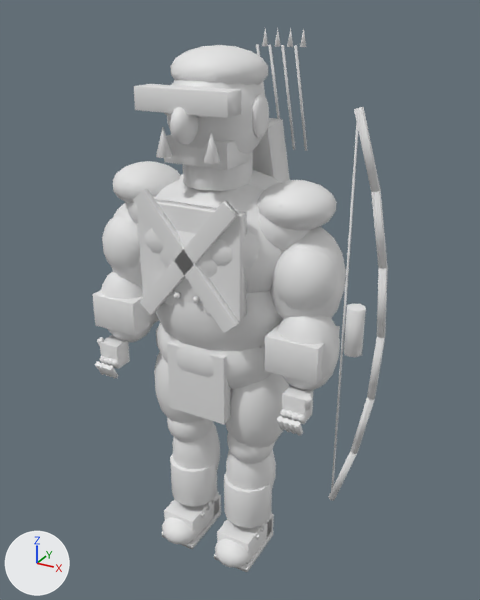
Before and after pictures for a commit that changed the glTF model orco/orco_arquero.glb.
Both versions are drawn from a 50 mm camera at (1.94, -3.27, 2.16) aimed at (0.09, 0.11, 0.47). The axes (+X, +Y, +Z) are drawn at lower left. The lights are the same throughout. The older version comes first. Materials are left out; every surface is plain grey. Where no turn or scale is listed for an object, it has been applied to the vertices. Vertices at exactly the same position are counted once.

The older version as bpy lines, for what is in view:
```python
ob_arq_cuerda_arco = bpy.data.objects.new('Arq_Cuerda_Arco', me_mesh_2)
ob_arq_cuerda_arco.location = (0.92, -0.3, 0.65)
ob_arq_pelo = bpy.data.objects.new('Arq_Pelo', me_mesh_1)
ob_arq_pelo.location = (0.0, 0.03, 1.85)
ob_arq_taparrabos = bpy.data.objects.new('Arq_Taparrabos', me_mesh_0)
ob_arq_taparrabos.location = (0.0, -0.26, 0.05)
ob_grupo_0_26piezas = bpy.data.objects.new('Grupo_0_26piezas', me_mesh_3)
ob_grupo_0_26piezas.location = (0.0, 0.0, 0.0)
ob_grupo_1_30piezas = bpy.data.objects.new('Grupo_1_30piezas', me_mesh_4)
ob_grupo_1_30piezas.location = (0.0, 0.0, 0.0)
ob_grupo_3_17piezas = bpy.data.objects.new('Grupo_3_17piezas', me_mesh_6)
ob_grupo_3_17piezas.location = (0.0, 0.0, 0.0)
ob_grupo_5_2piezas = bpy.data.objects.new('Grupo_5_2piezas', me_mesh_8)
ob_grupo_5_2piezas.location = (0.0, 0.0, 0.0)
# also in view: 'Grupo_7_4piezas' at (0.2, 0.42, 1.67); 'Grupo_2_13piezas' at (0.0, -0.12, 0.09); 'Grupo_6_6piezas' at (1.02, -0.3, 0.65)
```
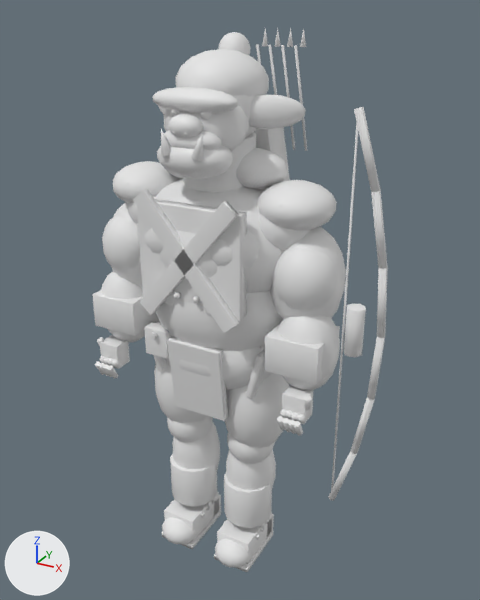
The change, as a diff of the scene's bpy script:
```diff
--- a/orco/orco_arquero.glb.py
+++ b/orco/orco_arquero.glb.py
@@ me_mesh_3 @@
-me_mesh_3.from_pydata(...)  # 774 vertices, 1444 faces; spans x -0.78..1.03, y -0.38..0.6, z -1.34..1.56
+me_mesh_3.from_pydata(...)  # 834 vertices, 1556 faces; spans x -0.78..1.03, y -0.38..0.6, z -1.34..1.91
+# me_mesh_3 part 1: a new loose piece, a box spanning x -0.38..-0.22, y -0.28..-0.2, z 0.16..0.34
+# other edits to the shape of me_mesh_3 do not show in these pictures
@@ me_mesh_4 @@
-me_mesh_4.from_pydata(...)  # 2388 vertices, 4656 faces; spans x -0.8..0.8, y -0.39..0.46, z -1.05..1.93
+me_mesh_4.from_pydata(...)  # 2958 vertices, 5776 faces; spans x -0.8..0.8, y -0.39..0.46, z -1.05..1.93
+# me_mesh_4 part 2: a new loose piece, a UV sphere (14 segments, 9 rings, poles along z) spanning x -0.25..0.25, y -0.29..0.05, z 1.41..1.77
+# me_mesh_4 part 3: a new loose piece, a UV sphere (14 segments, 9 rings, poles along z) spanning x -0.1..0.1, y -0.39..-0.25, z 1.54..1.66
+# me_mesh_4 part 4: a new loose piece, a UV sphere (14 segments, 9 rings, poles along z) spanning x -0.18..0.18, y -0.36..-0.18, z 1.45..1.59
+# me_mesh_4 part 5: 338 vertices moved from x -0.31..0.31, y -0.27..0.27, z 1.33..1.93 to x -0.4..0.4, y -0.21..0.27, z 1.22..1.93; 228 vertices added at x -0.48..0.48, y -0.06..0.22, z 1.31..1.87
@@ me_mesh_6 @@
-me_mesh_6.from_pydata(...)  # 1674 vertices, 3280 faces; spans x -0.83..0.83, y -0.42..0.34, z -0.61..1.79
+me_mesh_6.from_pydata(...)  # 2000 vertices, 3928 faces; spans x -0.83..0.83, y -0.38..0.34, z -0.61..1.79
+# me_mesh_6 part 6: a new loose piece, a UV sphere (14 segments, 9 rings, poles along z) spanning x -0.22..0.22, y -0.38..-0.1, z 1.32..1.54
+# me_mesh_6 part 7: the loose piece of 8 vertices spanning x -0.2..0.2, y -0.24..0.0, z 1.38..1.52 is deleted
+# me_mesh_6 part 8: 159 vertices moved from x -0.28..0.28, y -0.42..0.2, z 1.24..1.79 to x -0.26..0.26, y -0.32..0.23, z 1.23..1.78; 25 vertices removed from x -0.28..0.28, y -0.37..-0.23, z 1.51..1.79; 17 vertices added at x -0.15..0.21, y -0.28..-0.19, z 1.65..1.79
+# other edits to the shape of me_mesh_6 do not show in these pictures
@@ me_mesh_8 @@
-me_mesh_8.from_pydata(...)  # 68 vertices, 128 faces; spans x -0.195..0.195, y -0.355..-0.265, z 1.43..1.59
+me_mesh_8.from_pydata(...)  # 228 vertices, 448 faces; spans x -0.122..0.122, y -0.296..-0.234, z 1.633..1.697
+# me_mesh_8 part 9: a new loose piece, a UV sphere (14 segments, 9 rings, poles along z) spanning x -0.122..-0.058, y -0.296..-0.234, z 1.633..1.697
+# me_mesh_8 part 10: a new loose piece, a UV sphere (14 segments, 9 rings, poles along z) spanning x 0.058..0.122, y -0.296..-0.234, z 1.633..1.697
+# me_mesh_8 part 11: the loose piece of 34 vertices spanning x -0.195..-0.105, y -0.355..-0.265, z 1.43..1.59 is deleted
+# me_mesh_8 part 12: the loose piece of 34 vertices spanning x 0.105..0.195, y -0.355..-0.265, z 1.43..1.59 is deleted
@@ ob_arq_taparrabos @@
-ob_arq_taparrabos = bpy.data.objects.new('Arq_Taparrabos', me_mesh_0)
@@ ob_arq_pelo @@
-ob_arq_pelo = bpy.data.objects.new('Arq_Pelo', me_mesh_1)
@@ ob_grupo_8_2piezas @@
+ob_grupo_8_2piezas = bpy.data.objects.new('Grupo_8_2piezas', me_mesh_9_1)  # a UV sphere (14 segments, 9 rings, poles along z) spanning x -0.256..0.256, y -0.197..0.317, z 1.602..1.958; a UV sphere (14 segments, 9 rings, poles along z) spanning x -0.089..0.089, y 0.114..0.286, z 1.86..2.04
+ob_grupo_8_2piezas.location = (0.0, 0.0, 0.0)
@@ ob_grupo_7_2piezas @@
+ob_grupo_7_2piezas = bpy.data.objects.new('Grupo_7_2piezas', me_mesh_8_1)  # 68 vertices, 128 faces; spans x -0.127..0.127, y -0.395..-0.325, z 1.444..1.588
+ob_grupo_7_2piezas.location = (0.0, 0.0, 0.0)
@@ ob_grupo_6_2piezas @@
+ob_grupo_6_2piezas = bpy.data.objects.new('Grupo_6_2piezas', me_mesh_7_1)  # 228 vertices, 448 faces; spans x -0.101..0.101, y -0.301..-0.279, z 1.654..1.676
+ob_grupo_6_2piezas.location = (0.0, 0.0, 0.0)
@@ ob_grupo_4_4piezas @@
+ob_grupo_4_4piezas = bpy.data.objects.new('Grupo_4_4piezas', me_mesh_5_1)  # 32 vertices, 48 faces; spans x -0.421..0.421, y -0.325..0.324, z -0.181..0.321
+ob_grupo_4_4piezas.location = (0.0, 0.0, 0.0)
```

Where the change shows, as pixel boxes [x1, y1, x2, y2] in the pictures (480 x 600 px; the box of a moved part takes in the faces that stretch with it):
'Grupo_1_30piezas', reshaped: before [95, 80, 346, 490]; after [95, 95, 346, 490]
'Grupo_0_26piezas', reshaped: before [92, 118, 366, 572]; after [92, 127, 366, 572]
'Grupo_3_17piezas', reshaped: before [100, 84, 340, 464]; after [100, 87, 340, 464]
'Grupo_4_4piezas', added: after [154, 321, 265, 421]
'Grupo_8_2piezas', added: after [175, 32, 269, 97]
'Arq_Taparrabos', deleted: before [167, 341, 231, 424]
'Arq_Pelo', deleted: before [171, 45, 268, 85]
'Grupo_5_2piezas', reshaped: before [156, 127, 220, 164]; after [170, 109, 212, 120]
'Grupo_7_2piezas', added: after [161, 129, 203, 161]
'Grupo_6_2piezas', added: after [172, 110, 204, 116]
part 1 of me_mesh_3, added: after [144, 322, 169, 358]
part 2 of me_mesh_4, added: after [164, 105, 249, 152]
part 3 of me_mesh_4, added: after [168, 114, 203, 138]
part 4 of me_mesh_4, added: after [164, 130, 221, 150]
part 5 of me_mesh_4, moved or reshaped: before [167, 80, 269, 154]; after [158, 95, 306, 189]
part 6 of me_mesh_6, added: after [157, 145, 233, 179]
part 7 of me_mesh_6, deleted: before [164, 135, 249, 170]
part 8 of me_mesh_6, moved or reshaped: before [134, 84, 253, 191]; after [153, 87, 256, 192]
part 9 of me_mesh_8, added: after [170, 109, 180, 116]
part 10 of me_mesh_8, added: after [200, 111, 212, 120]
part 11 of me_mesh_8, deleted: before [156, 127, 172, 158]
part 12 of me_mesh_8, deleted: before [204, 131, 220, 164]
